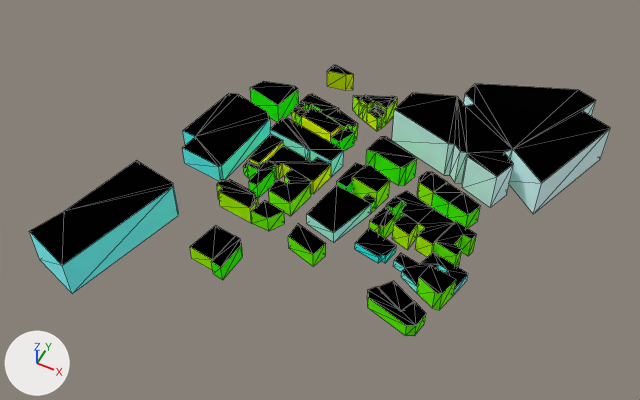
The glTF model web/public/assets/cities/london/tiles/9_1.far.glb as it was, and as the next commit left it.
One viewpoint serves both versions: a 50 mm lens placed at (2650.0, -32.0, 517.0), pointed at (2446.0, 377.0, 7.0). The axes (+X, +Y, +Z) are drawn at lower left. The lights are the same throughout. The first picture is the older version. Mesh edges are drawn as thin lines. Where no turn or scale is listed for an object, it has been applied to the vertices. Vertices at exactly the same position are counted once.

The scene before the commit, as lines of its bpy script (objects in view):
```python
me_9_1_far = bpy.data.meshes.new('9_1_far')
me_9_1_far.from_pydata(...)  # 569 vertices, 838 faces; spans x -171.0..171.0, y -167.0..167.0, z -18.0..18.0
# faces by material slot: [628, 210]
me_9_1_far.materials.append(mat_facade)
me_9_1_far.materials.append(mat_roof)
ob_9_1_far = bpy.data.objects.new('9_1_far', me_9_1_far)
ob_9_1_far.location = (2457.0, 389.5, 17.5)
```
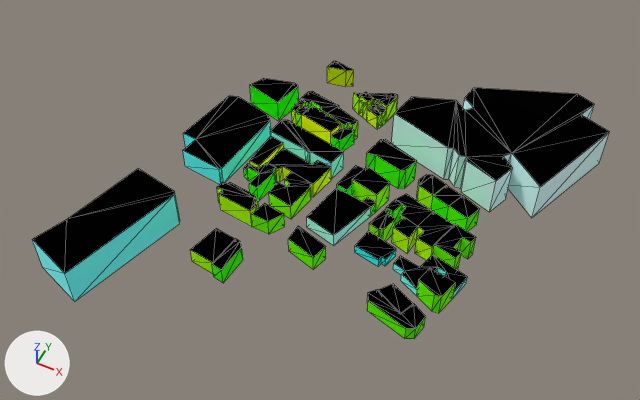
What differs and where, as boxes [x1, y1, x2, y2] in the pictures (640 x 400 px; the box of a moved part takes in the faces that stretch with it):
'9_1_far', reshaped, moved: before [29, 65, 611, 336]; after [32, 61, 609, 339]
part 1 of me_9_1_far, moved or reshaped: before [251, 200, 285, 231]; after [251, 203, 285, 234]
part 2 of me_9_1_far, moved or reshaped: before [217, 179, 259, 223]; after [217, 182, 259, 226]
part 3 of me_9_1_far, moved or reshaped: before [269, 168, 311, 216]; after [269, 171, 311, 219]
part 4 of me_9_1_far, moved or reshaped: before [327, 65, 354, 90]; after [327, 61, 354, 87]
part 5 of me_9_1_far, moved or reshaped: before [250, 81, 299, 122]; after [250, 78, 299, 121]
part 6 of me_9_1_far, moved or reshaped: before [366, 136, 417, 186]; after [366, 139, 417, 189]
part 7 of me_9_1_far, moved or reshaped: before [367, 281, 426, 336]; after [367, 284, 426, 339]
part 8 of me_9_1_far, moved or reshaped: before [355, 228, 397, 263]; after [355, 231, 396, 266]
part 9 of me_9_1_far, moved or reshaped: before [288, 224, 326, 267]; after [288, 226, 326, 270]
part 10 of me_9_1_far, moved or reshaped: before [29, 160, 179, 294]; after [32, 169, 180, 301]
part 11 of me_9_1_far, moved or reshaped: before [182, 93, 271, 181]; after [183, 96, 271, 184]
part 12 of me_9_1_far, moved or reshaped: before [392, 84, 611, 214]; after [392, 88, 609, 218]
part 13 of me_9_1_far, rebuilt (19% shorter): before [353, 95, 398, 131]; after [353, 93, 398, 122]
part 14 of me_9_1_far, rebuilt (31% narrower): before [369, 191, 454, 257]; after [396, 194, 454, 260]
part 15 of me_9_1_far, rebuilt (15% narrower, 15% shorter): before [190, 226, 243, 280]; after [190, 228, 235, 274]
part 16 of me_9_1_far, moved or reshaped: before [243, 94, 480, 310]; after [212, 91, 480, 313]

Diff of the bpy script that builds the scene:
```diff
--- a/web/public/assets/cities/london/tiles/9_1.far.glb.py
+++ b/web/public/assets/cities/london/tiles/9_1.far.glb.py
@@ me_9_1_far @@
 # used by ob_9_1_far; location = (2457.0, 389.5, 17.5)
-me_9_1_far.from_pydata(...)  # 569 vertices, 838 faces; spans x -171.0..171.0, y -167.0..167.0, z -18.0..18.0
+me_9_1_far.from_pydata(...)  # 620 vertices, 838 faces; spans x -171.0..171.0, y -167.0..167.0, z -20.0..20.0
+# me_9_1_far part 1: the loose piece of 8 vertices spanning x -48.0..-26.0, y -53.0..-38.0, z -18.0..-3.0 is moved by (0.0, 0.0, 3.0)
+# me_9_1_far part 2: the loose piece of 24 vertices spanning x -84.0..-48.0, y -52.0..-34.0, z -18.0..0.0 is moved by (0.0, 0.0, 4.0)
+# me_9_1_far part 3: the loose piece of 18 vertices spanning x -47.0..-21.0, y -33.0..0.0, z -18.0..-3.0 is moved by (0.0, 0.0, 3.0)
+# me_9_1_far part 4: the loose piece of 10 vertices spanning x -67.0..-45.0, y 115.0..125.0, z -18.0..0.0 is moved by (0.0, 0.0, 11.0)
+# me_9_1_far part 5: the loose piece of 10 vertices spanning x -115.0..-78.0, y 54.0..83.0, z -18.0..3.0 is moved by (0.0, 0.0, 10.0)
+# me_9_1_far part 6: the loose piece of 14 vertices spanning x 4.0..43.0, y 34.0..60.0, z -18.0..3.0 is moved by (0.0, 0.0, 4.0)
+# me_9_1_far part 7: the loose piece of 22 vertices spanning x 59.0..103.0, y -93.0..-62.0, z -18.0..-5.0 is moved by (0.0, 0.0, 3.0)
+# me_9_1_far part 8: the loose piece of 12 vertices spanning x 32.0..60.0, y -44.0..-22.0, z -18.0..-10.0 is moved by (0.0, 0.0, 3.0)
+# me_9_1_far part 9: the loose piece of 8 vertices spanning x -12.0..15.0, y -69.0..-47.0, z -18.0..-3.0 is moved by (0.0, 0.0, 3.0)
+# me_9_1_far part 10: the loose piece of 12 vertices spanning x -171.0..-103.0, y -167.0..-60.0, z -18.0..15.0 is moved by (0.0, 0.0, -2.0)
+# me_9_1_far part 11: the loose piece of 18 vertices spanning x -139.0..-83.0, y -26.0..55.0, z -18.0..0.0 is moved by (0.0, 0.0, 4.0)
+# me_9_1_far part 12: the loose piece of 42 vertices spanning x 11.0..171.0, y 44.0..167.0, z -18.0..18.0 is moved by (0.0, 0.0, 2.0)
+# me_9_1_far part 13: the loose piece of 72 vertices spanning x -34.0..1.0, y 83.0..111.0, z -18.0..3.0 is rebuilt with 25 vertices and now spans x -34.0..1.0, y 92.0..111.0, z -8.0..10.0
+# me_9_1_far part 14: the loose piece of 49 vertices spanning x 35.0..93.0, y -25.0..16.0, z -18.0..0.0 is rebuilt with 22 vertices and now spans x 43.0..93.0, y -24.0..16.0, z -14.0..4.0
+# me_9_1_far part 15: the loose piece of 17 vertices spanning x -72.0..-39.0, y -108.0..-76.0, z -18.0..-3.0 is rebuilt with 8 vertices and now spans x -72.0..-47.0, y -105.0..-76.0, z -14.0..0.0
+# me_9_1_far part 16: 230 vertices removed from x -80.0..116.0, y -64.0..83.0, z -18.0..2.0; 364 vertices added at x -80.0..116.0, y -108.0..109.0, z -15.0..14.0
 me_9_1_far.materials.append(mat_facade)
@@ ob_9_1_far @@
 ob_9_1_far = bpy.data.objects.new('9_1_far', me_9_1_far)
-ob_9_1_far.location = (2457.0, 389.5, 17.5)
+ob_9_1_far.location = (2457.0, 389.5, 10.6)
```
